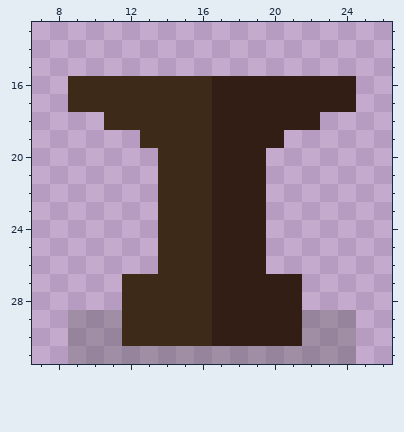
One commit to this pixel-art sprite: Assets/torch.png. The picture above was drawn from the file before the commit.
The file is 32x32 pixels. Shown: x 7..26, y 13..31.
The result:
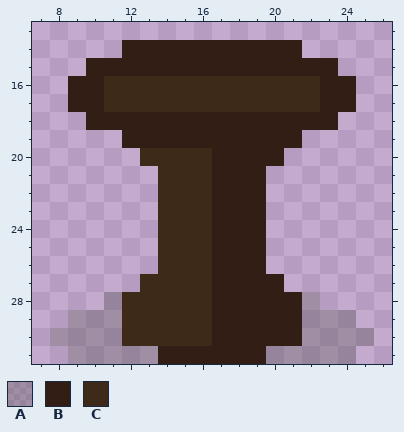
Palette (. is transparent): A #50505050  B #321e14  C #3e2a19
The exact change:
Colour A is added in row 28 at x 11 and 22; in row 30 at x 8 and 25.
Colour B is added in row 14 at x 12 to 21; in row 15 at x 10 to 23; in row 18 at x 10 and 23; in row 19 at x 12 and 21; in row 20 at x 20.
Colour B replaces colour A in row 31 at x 14 to 19.
Colour B replaces colour C in rows 16 to 17 at x 9 to 10; in row 18 at x 11 to 16; in row 19 at x 13 to 16.
Colour C is added in row 20 at x 13.
Colour C replaces colour B in rows 16 to 17 at x 17 to 22.
The author cleared colour B in row 27 at x 21.
The author cleared colour C in row 27 at x 12.
